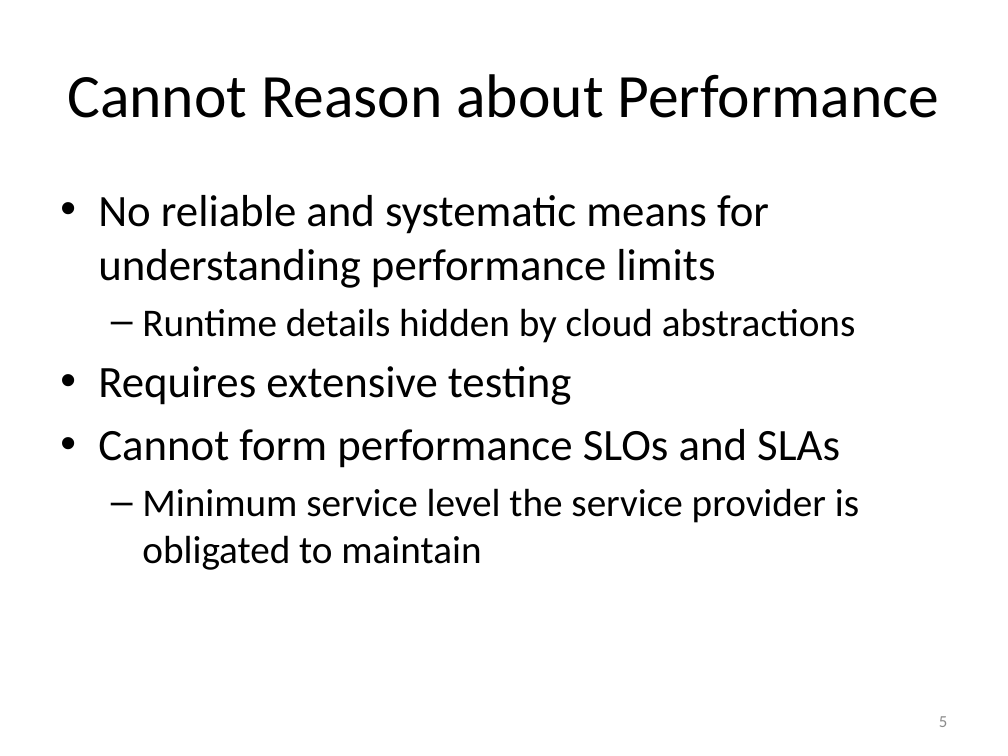
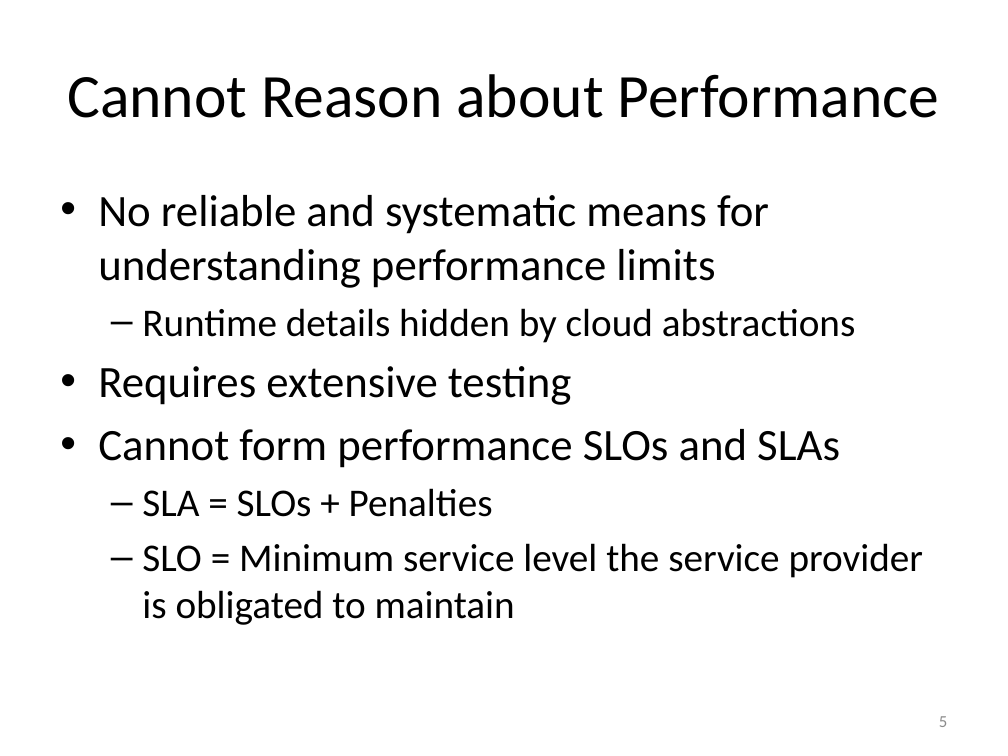
Before and after one commit to Dithn/eager-appscale, a slide deck: slide 5 of Eager/elk-experiment/appserver/system_design.pptx. Drawn at 1008x756 pixels with LibreOffice and Linux fonts; fonts in the diff are those of the drawing. Boxes give left, top, right and bottom in pixels: in the first picture for what was removed or moved away, otherwise in the second. Text is boxed around its words. In the diff, an @@ line names an element or a change of style, - is before the commit and + after.

Commit message:
Updated slides

```diff
--- a/Eager/elk-experiment/appserver/system_design.pptx
+++ b/Eager/elk-experiment/appserver/system_design.pptx
@@ text at [142,488,923,625]: text changed @@
-  – Minimum service level the service provider is obligated to maintain
+  – SLA = SLOs + Penalties
+  – SLO = Minimum service level the service provider is obligated to maintain
```
Also in this commit, not shown: 4 other slides changed.
